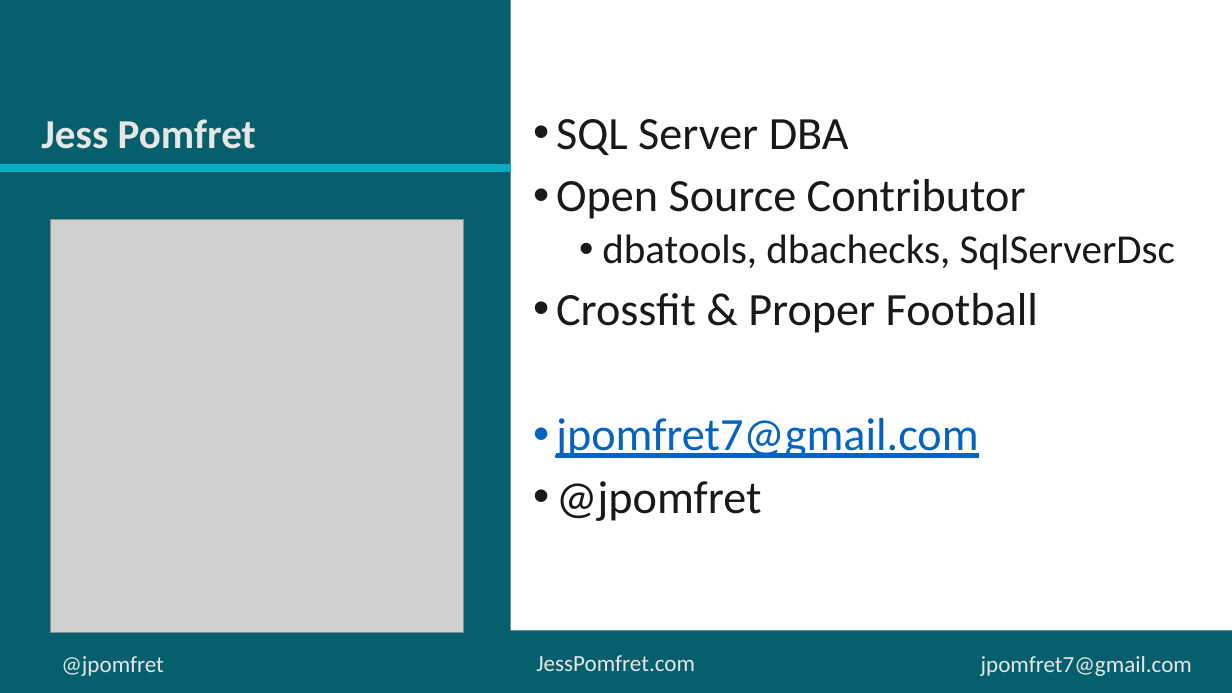
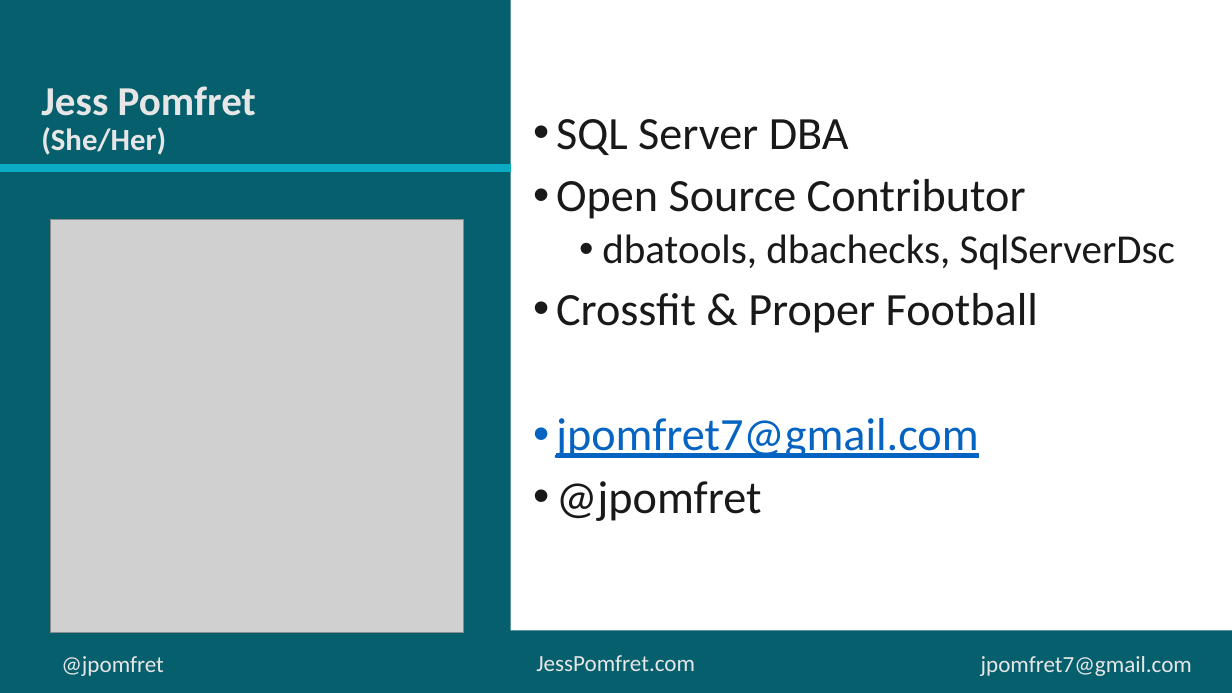
Before and after one commit to jpomfret/demos, a slide deck: slide 3 of DSC_SQLServer/Desired State Configuration.pptx (slide 2 before the commit). Drawn at 1232x693 pixels with LibreOffice and Linux fonts; fonts in the diff are those of the drawing; grey boxes stand for pictures; background and template pictures are left out. Boxes give left, top, right and bottom in pixels: in the first picture for what was removed or moved away, otherwise in the second. Text is boxed around its words. In the diff, an @@ line names an element or a change of style, - is before the commit and + after.

```diff
--- a/DSC_SQLServer/Desired State Configuration.pptx
+++ b/DSC_SQLServer/Desired State Configuration.pptx
@@ title at (41, 86, 256, 155): text changed @@
-Jess Pomfret
+Jess Pomfret
+(She/Her)
```
Also in this commit, not shown: 4 slides added, 17 other files.
